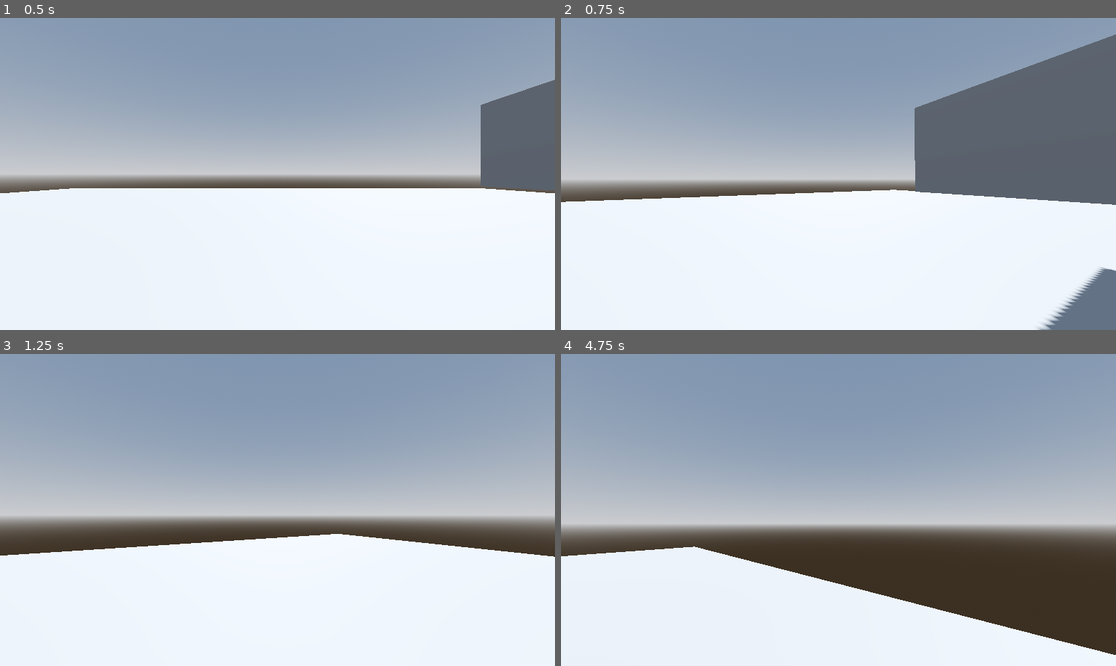
Above: before the commit, frames 1-4 (two rows, left to right).
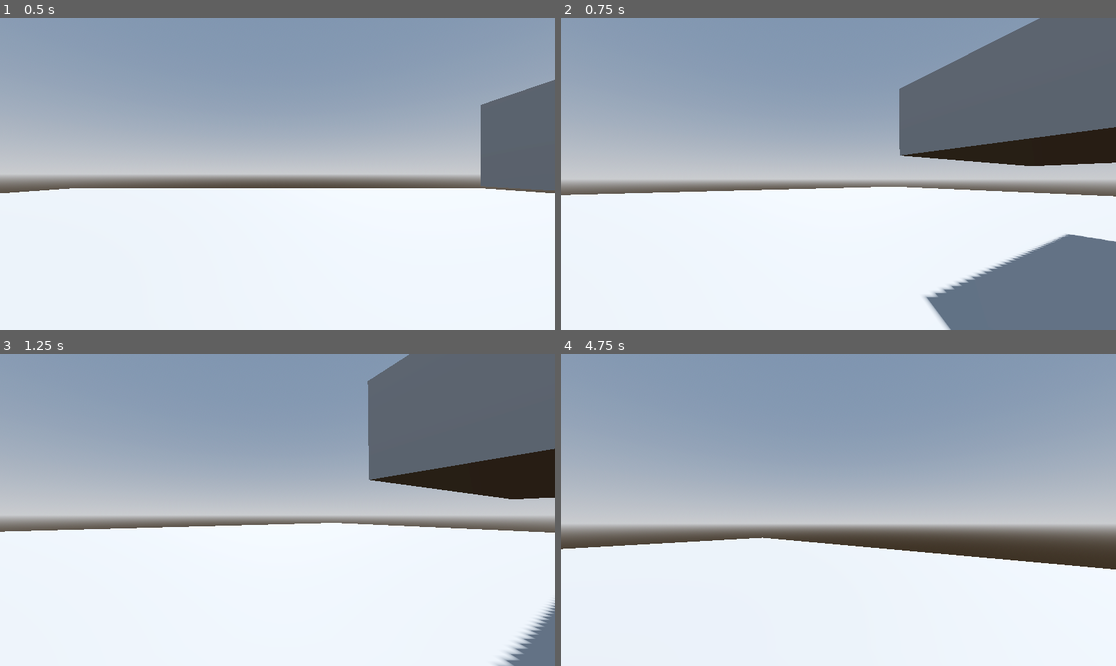
Above: after the commit, the same moments.

Repository: VarsityCoder/SKGGameJam
Game: Godot game, scene res://Levels/main_level.tscn
Two runs of this game, one before a commit and one after it. Both use one fixed random seed, a clock stepped at 60 frames per second and the inputs below.
Inputs (mouse positions are in pixels of both pictures, inside the frame that each line leads up to):
- Up to frame 1 (0.5 s): no input
- Up to frame 2 (0.75 s): move the mouse to (866, 174) at 0.52 s; hold W (forward) from 0.53 s (still down); hold C (crouch, bound only after the commit) from 0.53 s (still down)
- Up to frame 3 (1.25 s): keep holding W (forward); keep holding C (crouch, bound only after the commit); tap Space (jump) at 0.77 s
- Up to frame 4 (4.75 s): keep holding W (forward); move the mouse to (810, 510) at 1.27 s; release C (crouch, bound only after the commit) at 1.28 s; tap C (crouch, bound only after the commit) at 1.35, 2.85, 4.35 s; tap Space (jump) at 1.52, 3.02, 3.77, 4.52 s; move the mouse to (849, 503) at 2.02 s; hold C (crouch, bound only after the commit) 2.03-2.78 s; move the mouse to (832, 516) at 2.77 s; move the mouse to (877, 513) at 3.52 s; hold C (crouch, bound only after the commit) 3.53-4.28 s; move the mouse to (794, 506) at 4.27 s

Frame 1 is identical in both runs. In frame 2, 18% of the frame differs, in the area x 0-100%, y 0-100%; in frame 3, 21%; in frame 4, 13%.

Commit message:
Updating project.godot with a new crouch input

Diff:
--- a/project.godot
+++ b/project.godot
@@ -51,3 +51,8 @@
 "events": [Object(InputEventKey,"resource_local_to_scene":false,"resource_name":"","device":-1,"window_id":0,"alt_press …(195 unchanged characters)…
 ]
 }
+crouch={
+"deadzone": 0.2,
+"events": [Object(InputEventKey,"resource_local_to_scene":false,"resource_name":"","device":-1,"window_id":0,"alt_pressed":false,"shift_pressed":false,"ctrl_pressed":false,"meta_pressed":false,"pressed":false,"keycode":0,"physical_keycode":67,"key_label":0,"unicode":99,"location":0,"echo":false,"script":null)
+]
+}
